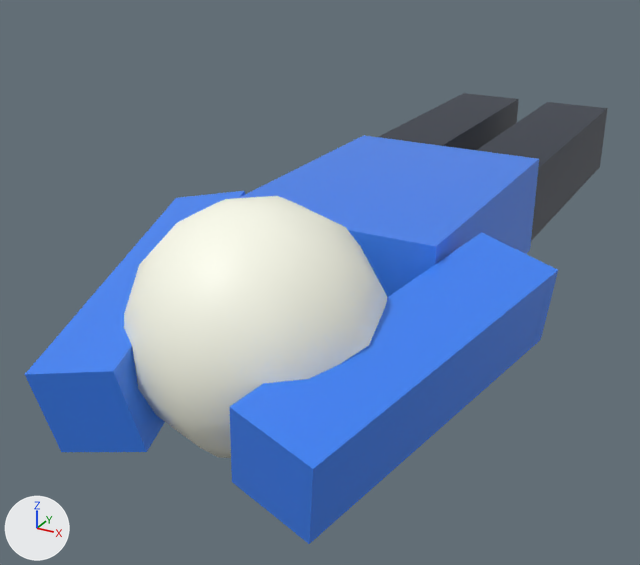
Two versions of the glTF model public/animations/humanoid/ProneIdle.glb, one commit apart.
Before and after are seen from a 50 mm lens placed at (0.82, -2.21, 0.89), pointed at (-0.14, -0.45, 0.01). The axes (+X, +Y, +Z) are drawn at lower left. The lights are the same throughout. The first picture is the older version. Where no turn or scale is listed for an object, it has been applied to the vertices.
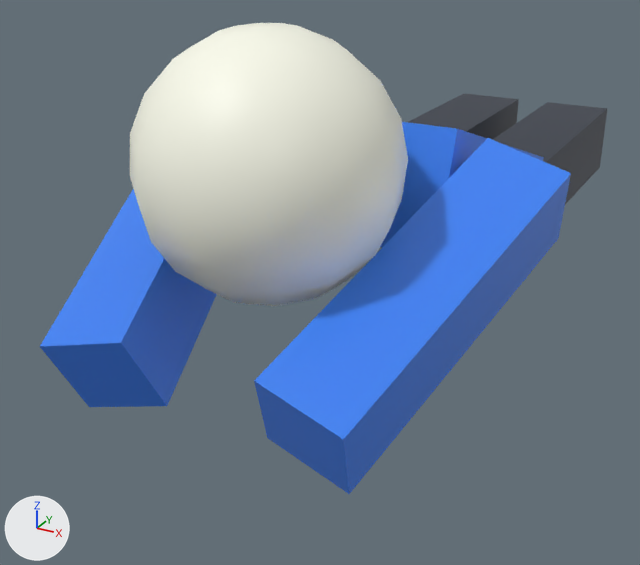
ob_leftarmpivot is not drawn itself; it is the parent of ob_mesh_2.
ob_rightarmpivot is not drawn itself; it is the parent of ob_mesh_3.

Patch to the scene script:
```diff
--- a/public/animations/humanoid/ProneIdle.glb.py
+++ b/public/animations/humanoid/ProneIdle.glb.py
@@ ob_torso @@
 ob_torso.parent = ob_characterroot
-ob_torso.location = (0.0, -0.35, 0.141)
-ob_torso.rotation_euler = (1.572, 0.0, 0.0)  # degrees (90, 0, 0)
+ob_torso.location = (0.0, -0.33, 0.251)
+ob_torso.rotation_euler = (1.252, 0.0, 0.0)  # degrees (72, 0, 0)
@@ ob_head @@
 ob_head.location = (0.0, 0.0, 0.6)
-ob_head.rotation_euler = (-0.947, 0.0, 0.0)  # degrees (-54, 0, 0)
+ob_head.rotation_euler = (-1.147, 0.0, 0.0)  # degrees (-66, 0, 0)
@@ ob_leftarmpivot @@
 ob_leftarmpivot.location = (-0.35, 0.0, 0.25)
-ob_leftarmpivot.rotation_euler = (-2.948, 0.217, 0.195)  # degrees (-169, 12, 11)
+ob_leftarmpivot.rotation_euler = (-2.389, 0.0573, 0.259)  # degrees (-137, 3.3, 15)
@@ ob_rightarmpivot @@
 ob_rightarmpivot.location = (0.35, 0.0, 0.25)
-ob_rightarmpivot.rotation_euler = (-2.948, -0.217, -0.195)  # degrees (-169, -12, -11)
+ob_rightarmpivot.rotation_euler = (-2.389, -0.0573, -0.259)  # degrees (-137, -3.3, -15)
```

What differs and where, as boxes [x1, y1, x2, y2] in the pictures (640 x 565 px):
'Head', moved, turned: before [124, 196, 387, 458]; after [130, 23, 408, 306]
'Mesh_3', moved, turned: before [230, 232, 558, 544]; after [254, 138, 571, 494]
'Mesh_2', moved, turned: before [25, 191, 245, 452]; after [40, 189, 217, 407]
'Torso', moved, turned: before [239, 135, 539, 297]; after [380, 122, 544, 248]
